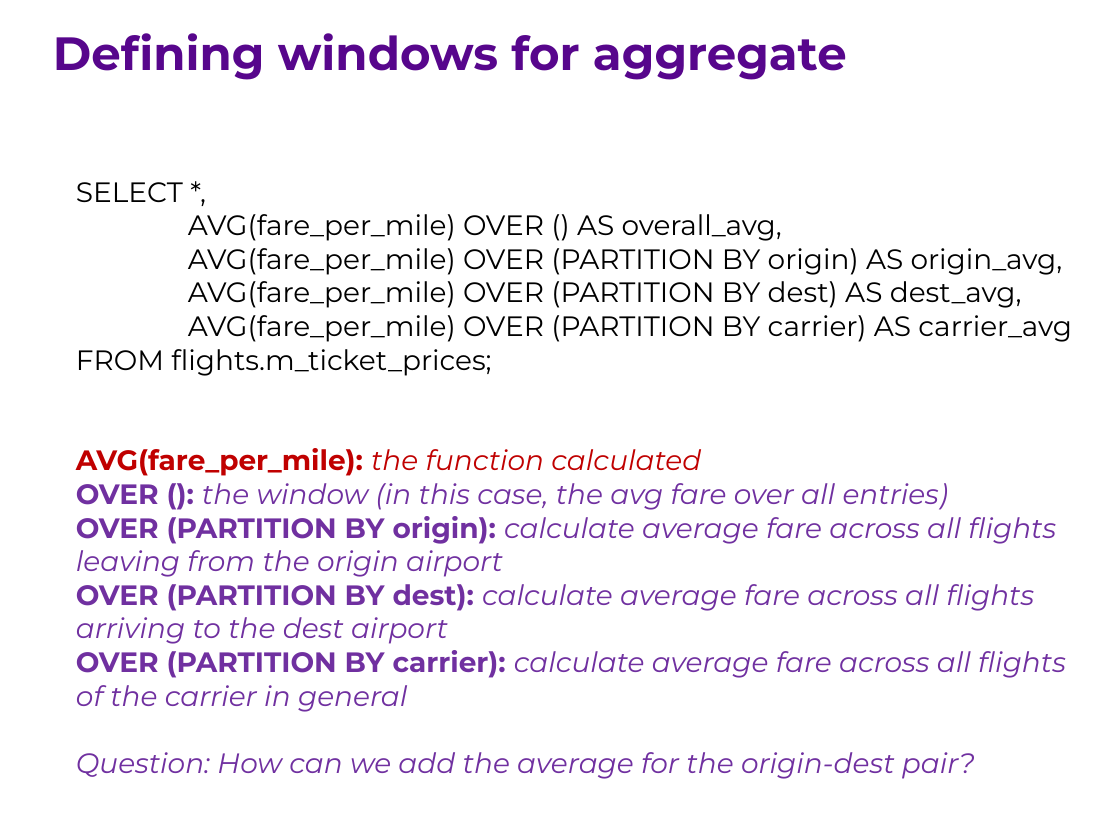
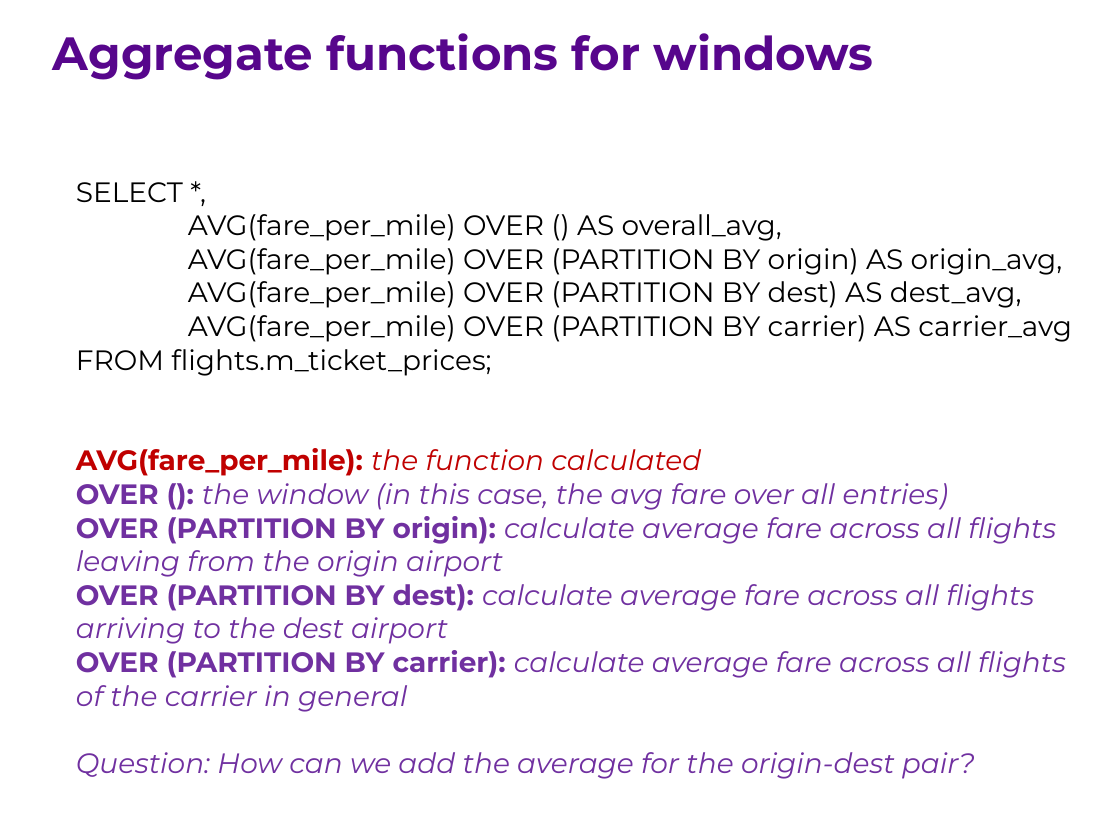
Before and after one commit to ipeirotis/introduction-to-databases, a slide deck: slide 18 of session7/G-Window_queries.pptx (slide 10 before the commit). Drawn at 1120x840 pixels with LibreOffice and Linux fonts; fonts in the diff are those of the drawing. Boxes give left, top, right and bottom in pixels: in the first picture for what was removed or moved away, otherwise in the second. Text is boxed around its words. In the diff, an @@ line names an element or a change of style, - is before the commit and + after.

```diff
--- a/session7/G-Window_queries.pptx
+++ b/session7/G-Window_queries.pptx
@@ text at [53,33,873,80]: text changed @@
-Defining windows for aggregate
+Aggregate functions for windows
```
Also in this commit, not shown: 6 other slides changed, 9 slides added, 2 slides removed.
